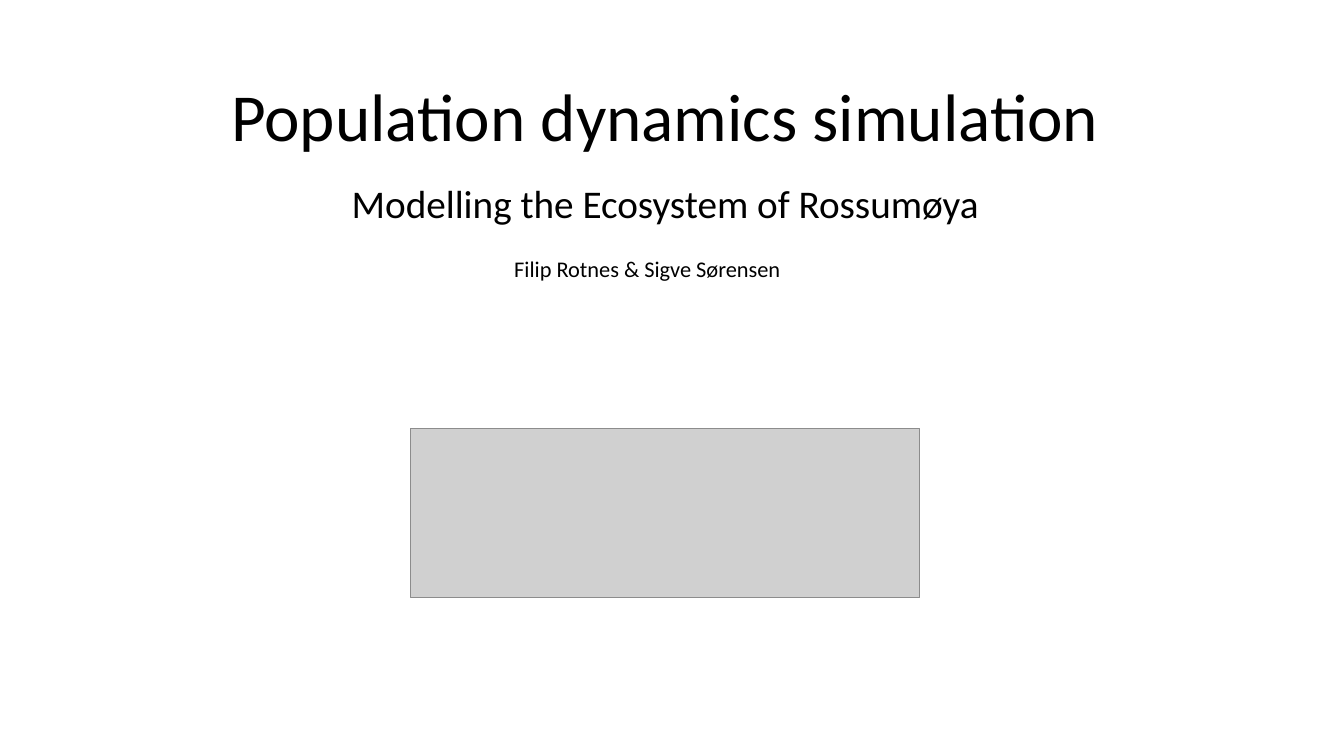
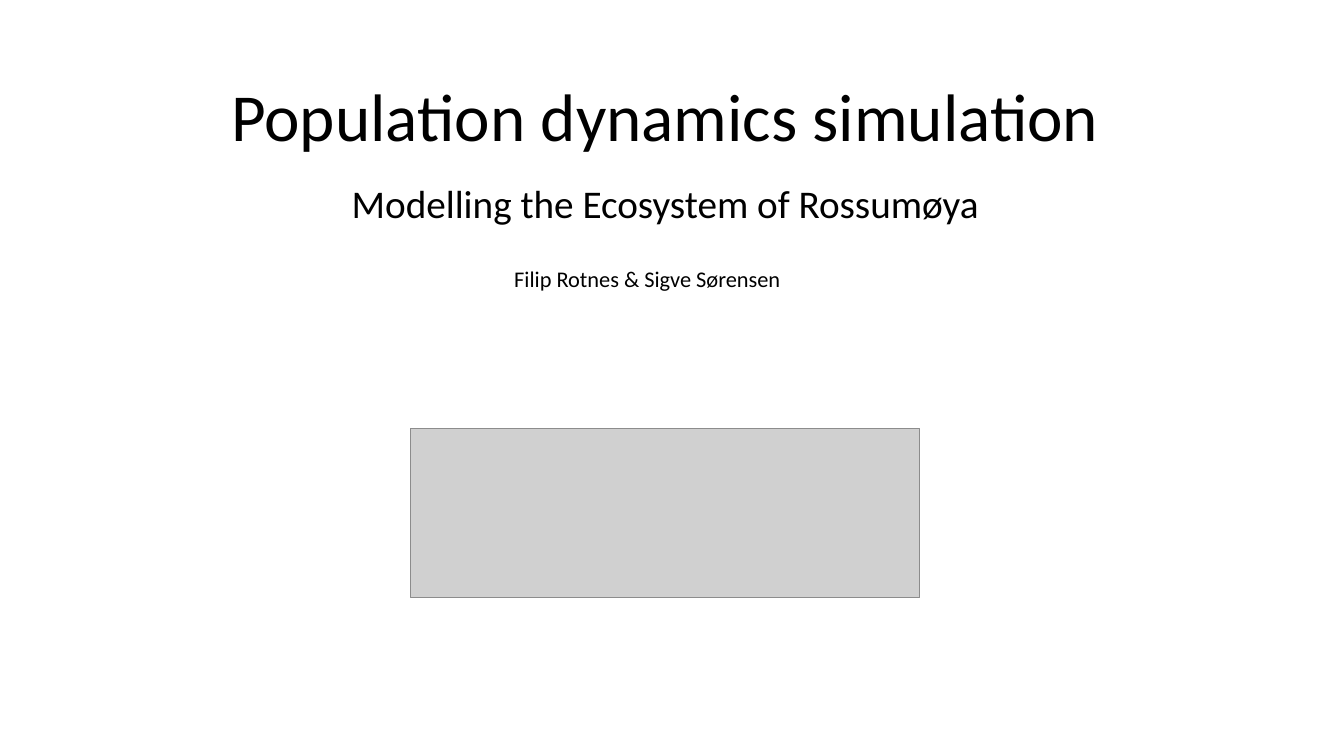
Before and after one commit to Sigvesor/ecosystem-model-rossumoya, a slide deck: slide 1 of biosim_project/presentation/Presentation1.pptx. Drawn at 1344x756 pixels with LibreOffice and Linux fonts; fonts in the diff are those of the drawing; grey boxes stand for pictures. Boxes give left, top, right and bottom in pixels: in the first picture for what was removed or moved away, otherwise in the second. Text is boxed around its words. In the diff, an @@ line names an element or a change of style, - is before the commit and + after.

Commit message:
add pres

```diff
--- a/biosim_project/presentation/Presentation1.pptx
+++ b/biosim_project/presentation/Presentation1.pptx
@@ text "Filip Rotnes & Sigve Sørensen": place and size @@
-text "Filip Rotnes & Sigve Sørensen" at (514, 261, 780, 281)
+text "Filip Rotnes & Sigve Sørensen" at (514, 271, 780, 291)
```
